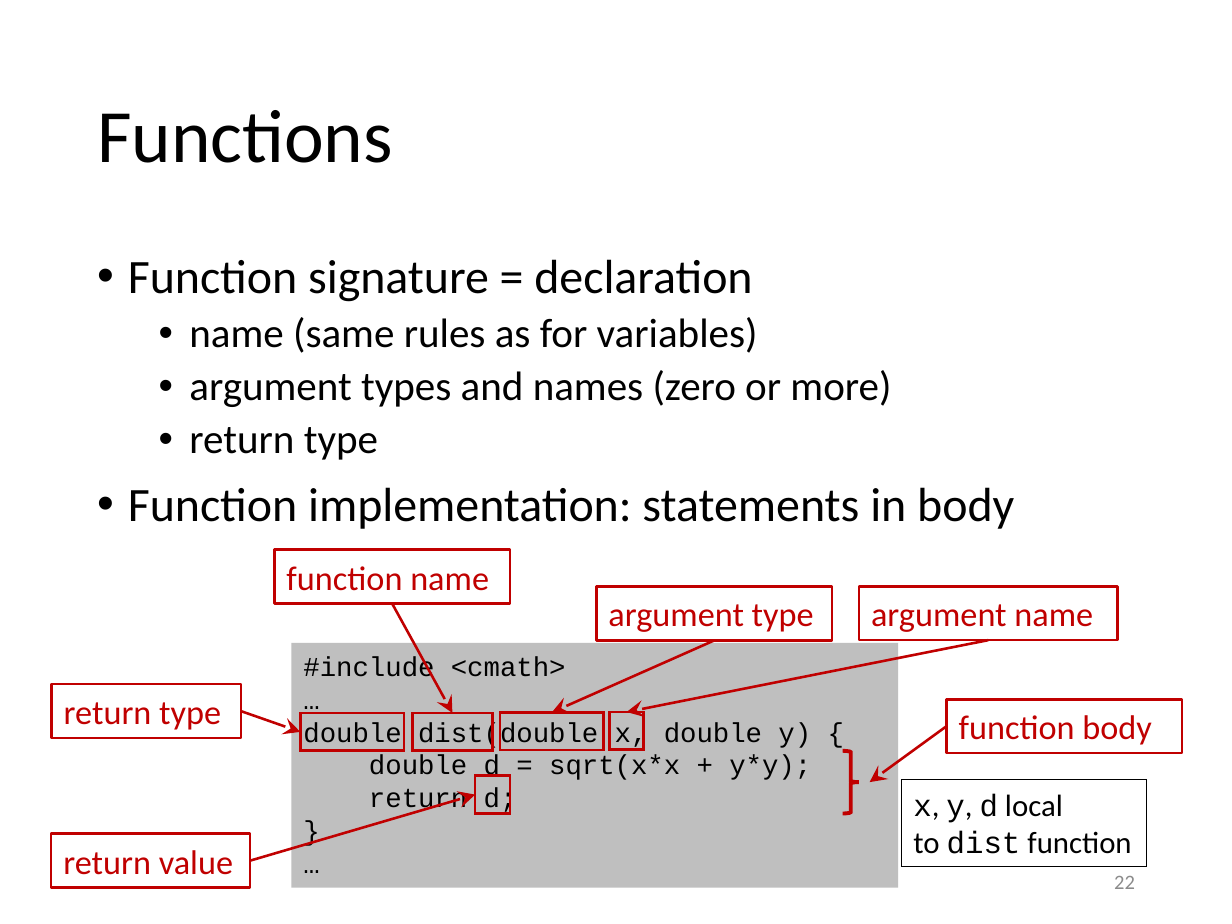
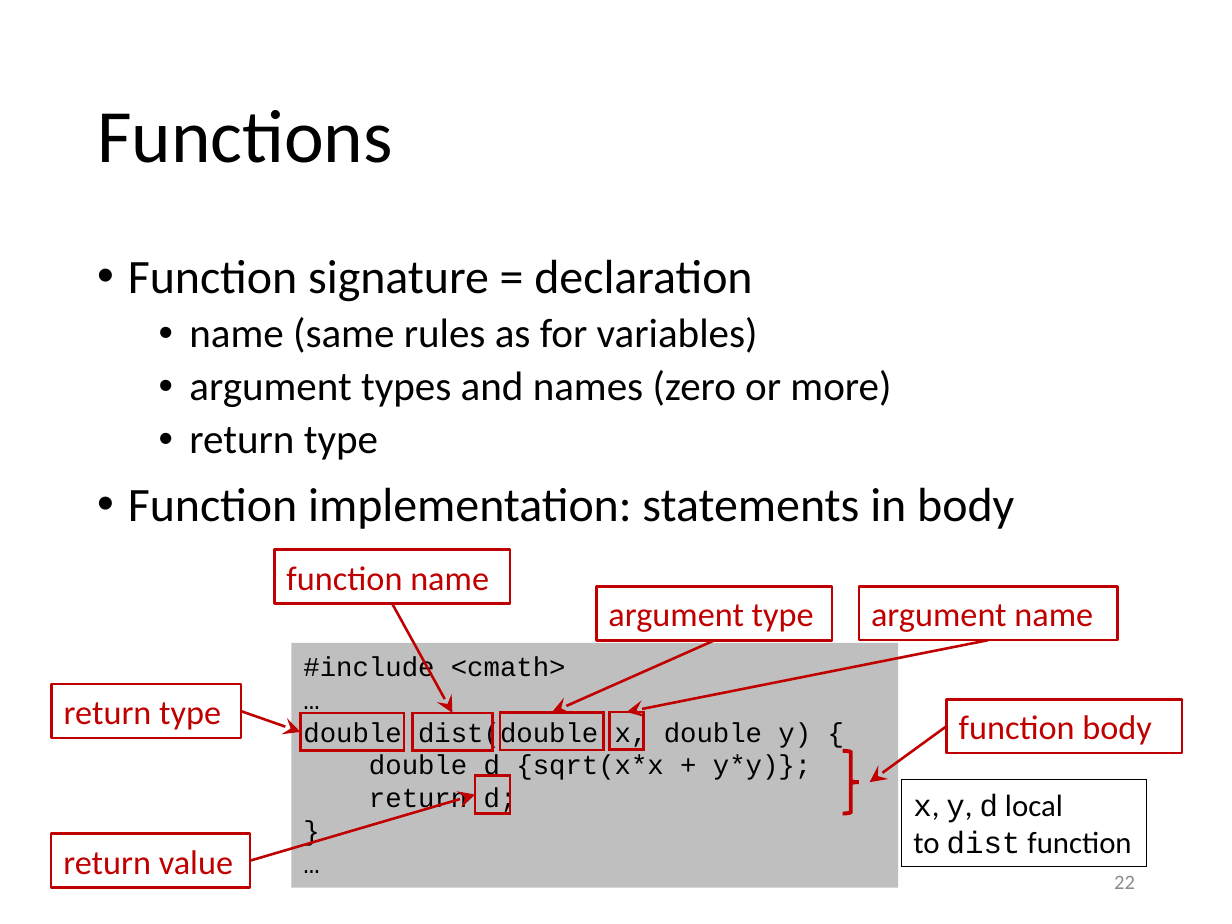
Before and after one commit to gjbex/Scientific-C-plus-plus, a slide deck: slide 22 of scientific_cpp.pptx. Drawn at 1232x924 pixels with LibreOffice and Linux fonts; fonts in the diff are those of the drawing. Boxes give left, top, right and bottom in pixels: in the first picture for what was removed or moved away, otherwise in the second. Text is boxed around its words. In the diff, an @@ line names an element or a change of style, - is before the commit and + after.

```diff
--- a/scientific_cpp.pptx
+++ b/scientific_cpp.pptx
@@ text in rectangle at (369,755,811,780): text changed @@
-double d = sqrt(x*x + y*y);
+double d {sqrt(x*x + y*y)};
```
Also in this commit, not shown: 18 other slides changed, 1 slide added.
